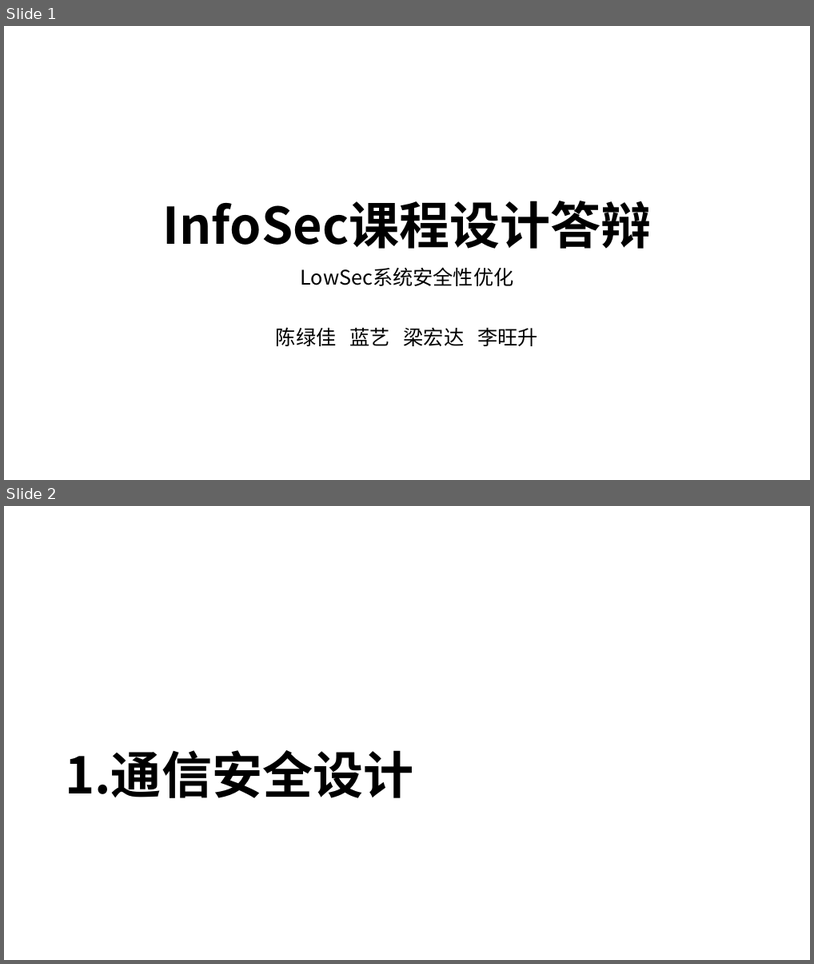
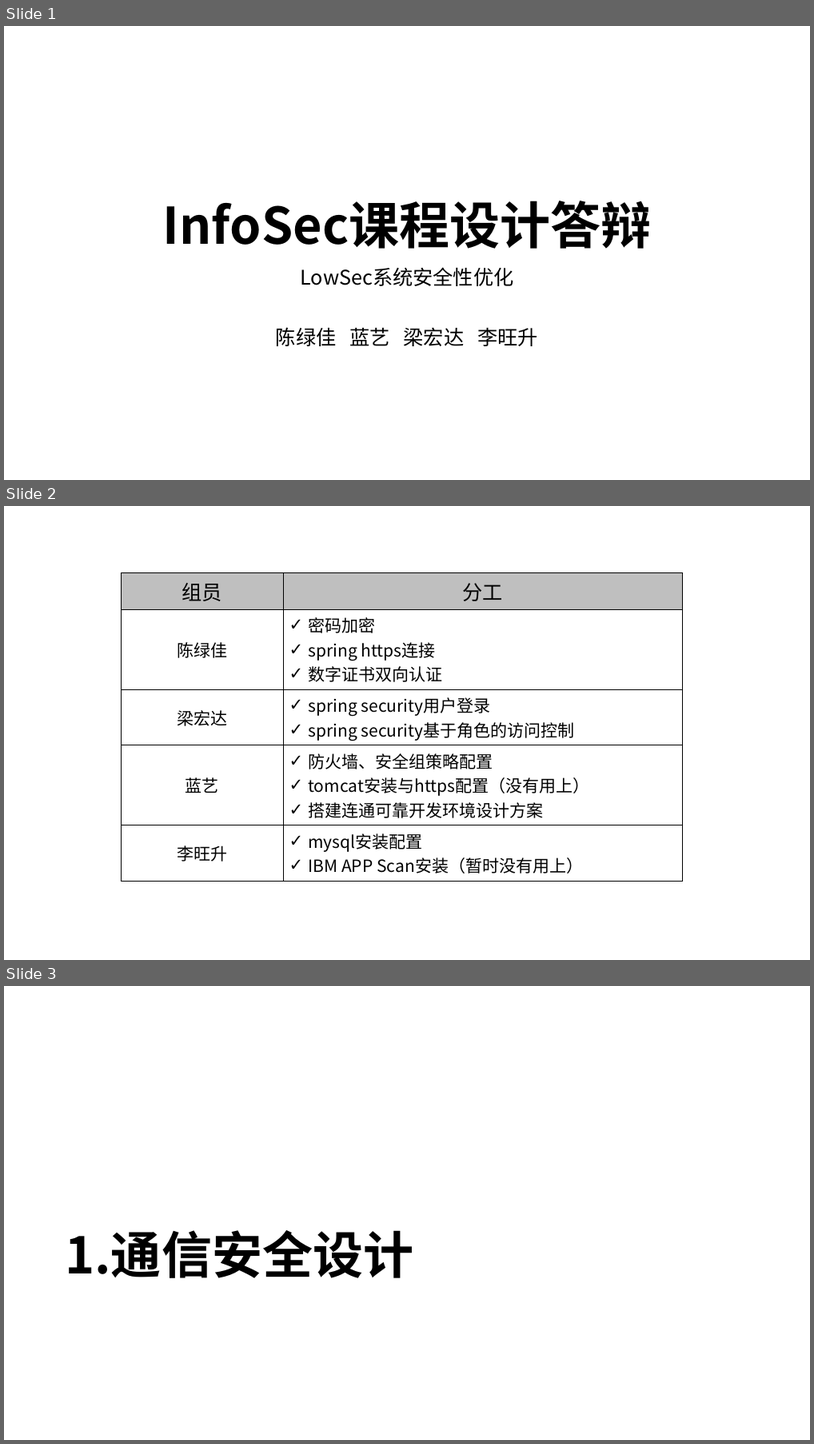
Before and after one commit to fakeProgrammer0/LowSec, a slide deck: doc/InfoSec课程设计答辩.pptx. Shown one above the other, each under a label of ours: slides 1 and 2 before the commit, slides 1, 2 and 3 after it. The pictures are 814x964 and 814x1444 pixels, drawn with LibreOffice and Linux fonts; fonts in the diff are those of the drawing. Boxes give left, top, right and bottom in pixels: in the first picture for what was removed or moved away, otherwise in the second. Text is boxed around its words. In the diff, an @@ line names an element or a change of style, - is before the commit and + after.

```diff
--- a/doc/InfoSec课程设计答辩.pptx
+++ b/doc/InfoSec课程设计答辩.pptx
@@ slide 2 added at box(4, 506, 810, 960), background #FFFFFF @@
@@ table added at box(122, 573, 683, 881), 5 rows, 2 columns @@
+组员 | 分工
+陈绿佳 | 密码加密 / spring https连接 / 数字证书双向认证
+梁宏达 | spring security用户登录 / spring security基于角色的访问控制
+蓝艺 | 防火墙、安全组策略配置 / tomcat安装与https配置（没有用上） / 搭建连通可靠开发环境设计方案
+李旺升 | mysql安装配置 / IBM APP Scan安装（暂时没有用上）
@@ what was slide 2 is now slide 3 @@
```
Also in this commit, not shown: 2 slides changed, 1 other slide added, 17 other files.
